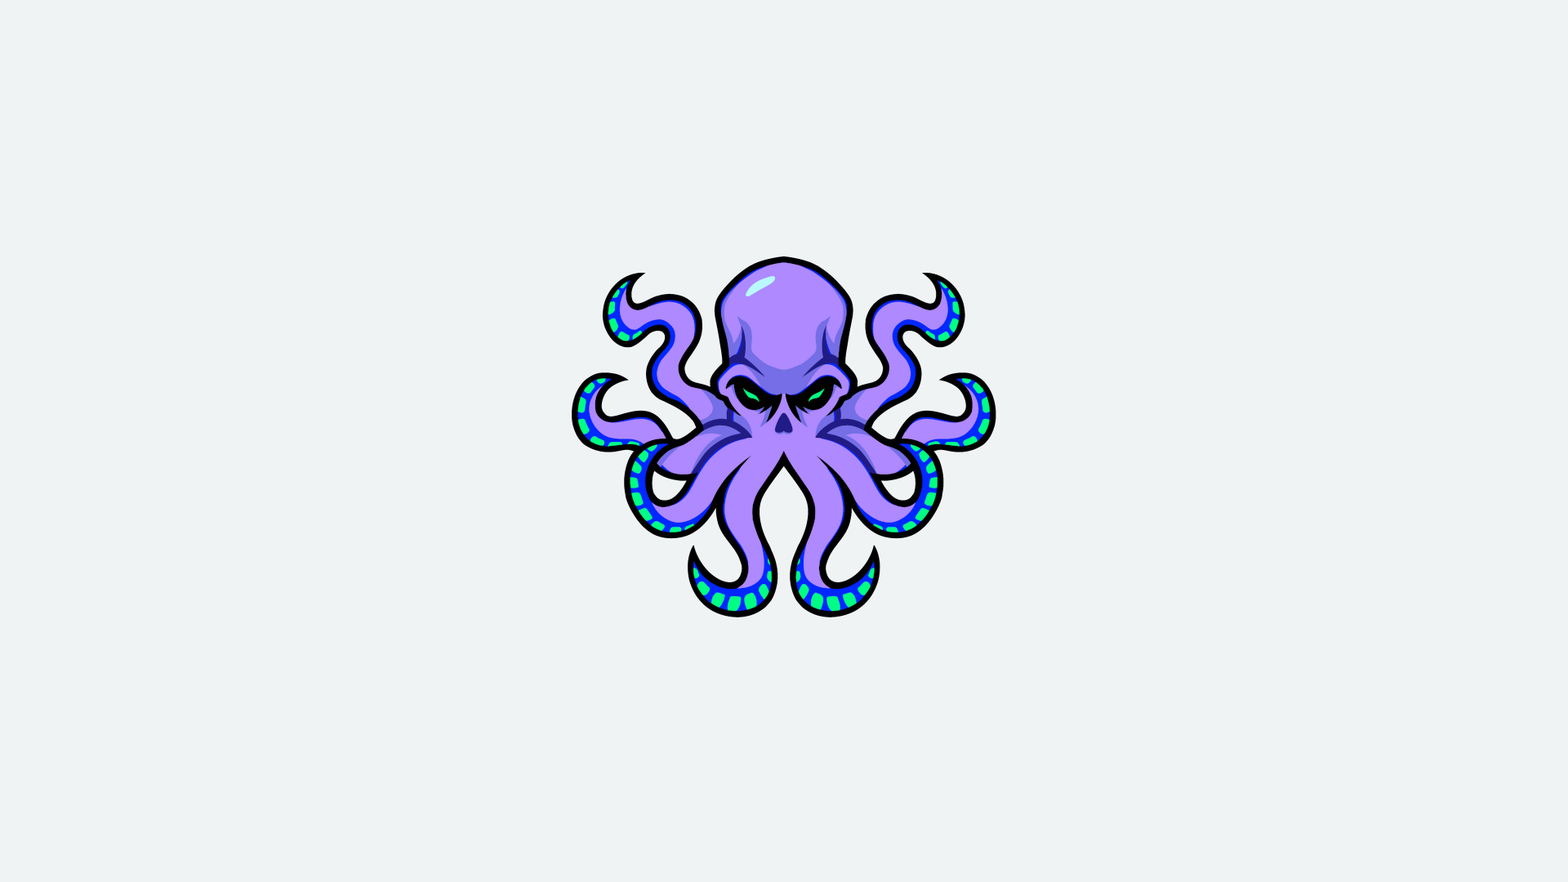
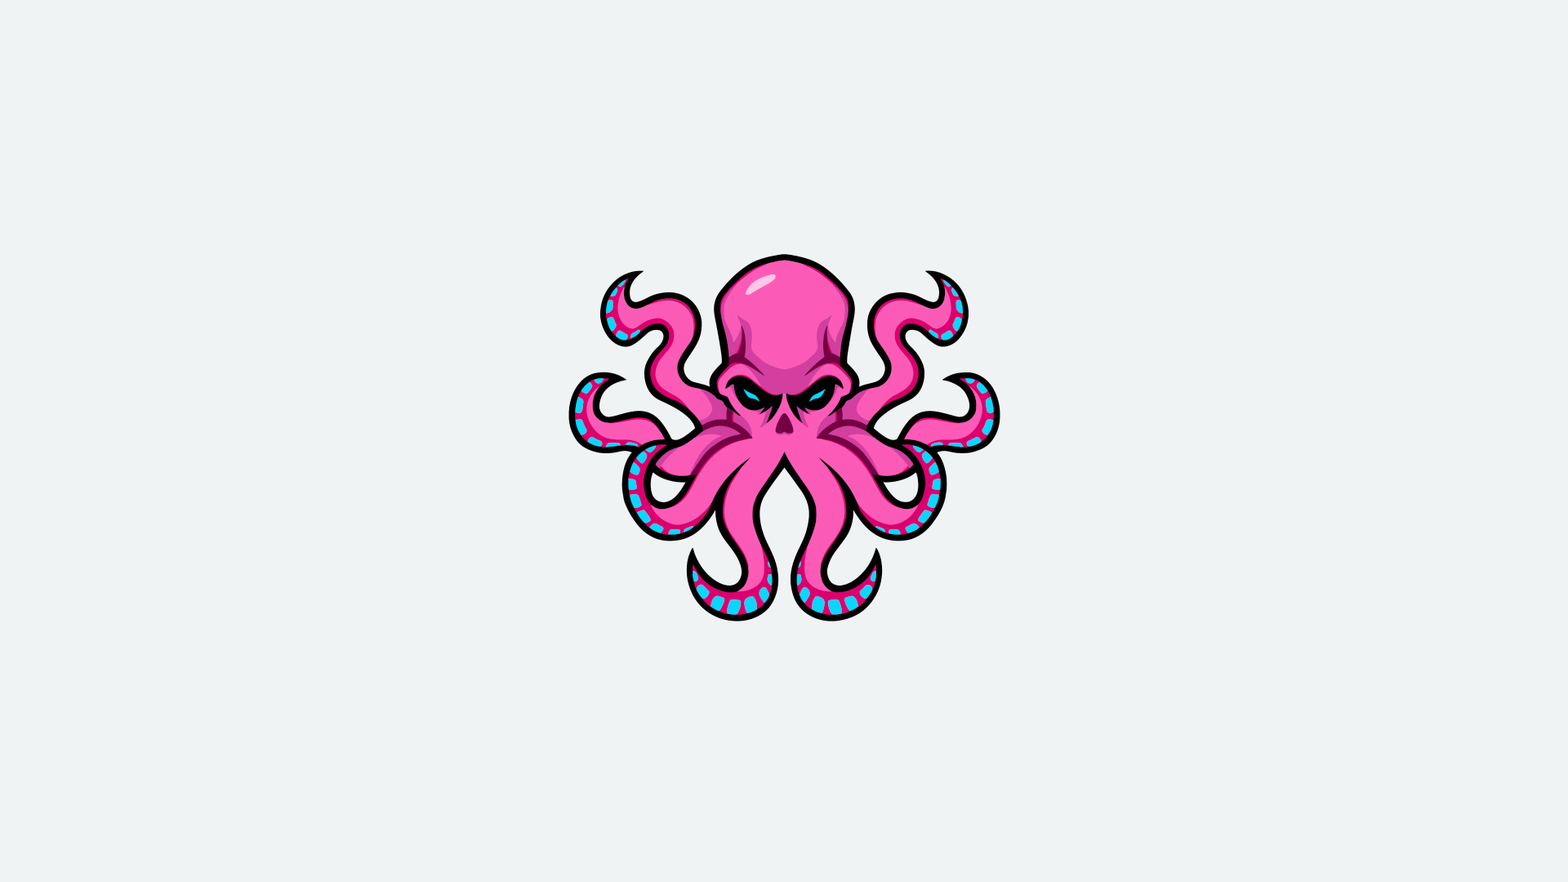
Layers edited between the first and the second 1568 x 882 image:
painted on "Logo" over [568, 253, 1001, 622]